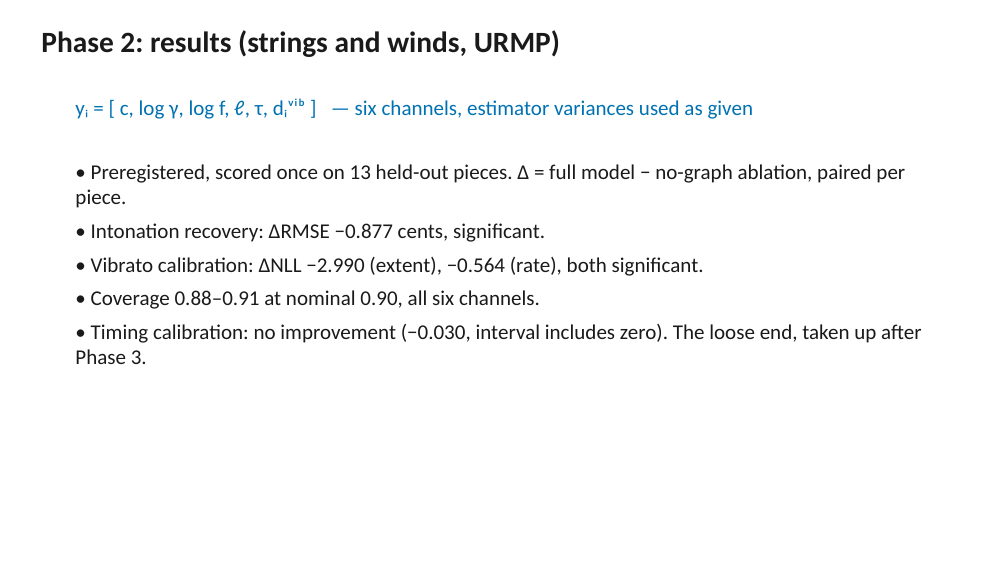
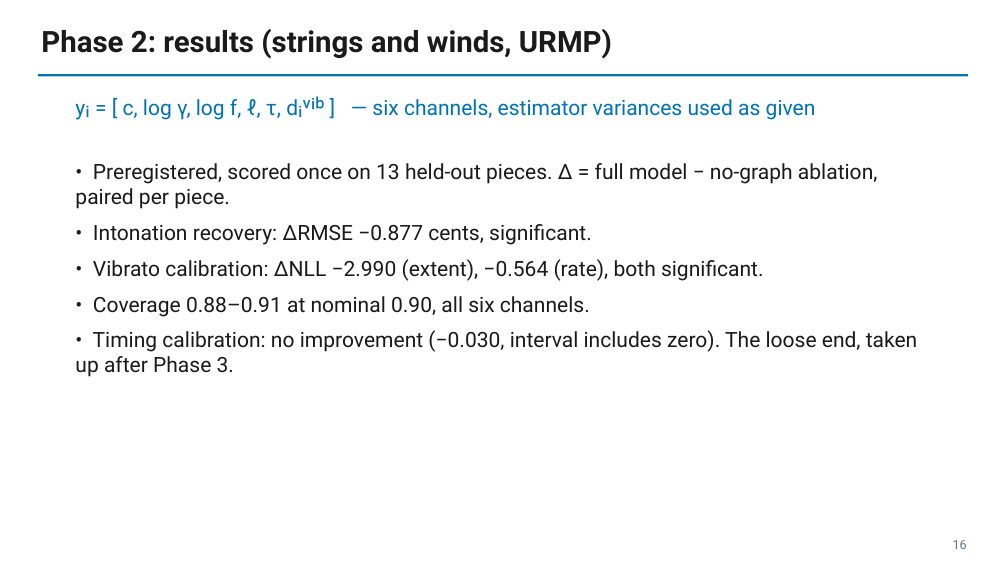
Before and after one commit to raylalang/score-bundle, a slide deck: slide 16 of docs/slides/deck_week.pptx. Drawn at 1008x567 pixels with LibreOffice and Linux fonts; fonts in the diff are those of the drawing. Boxes give left, top, right and bottom in pixels: in the first picture for what was removed or moved away, otherwise in the second. Text is boxed around its words. In the diff, an @@ line names an element or a change of style, - is before the commit and + after.

```diff
--- a/docs/slides/deck_week.pptx
+++ b/docs/slides/deck_week.pptx
@@ text "Phase 2: results (strings and ..." at (x1=41, y1=29, x2=612, y2=59): font Calibri to Roboto @@
@@ rectangle added at (x1=38, y1=74, x2=968, y2=76), fill #0072B2 @@
@@ text "yᵢ = [ c, log ..." at (x1=75, y1=96, x2=816, y2=120): font Calibri to Roboto @@
@@ text "• Preregistered, scored once on ..." at (x1=75, y1=163, x2=918, y2=377): font Calibri to Roboto; more space between paragraphs @@
@@ text added at (x1=953, y1=540, x2=967, y2=549), 12 pt, text #6B7280 @@
+16
```
Also in this commit, not shown: 21 other slides changed, 1 other file.
